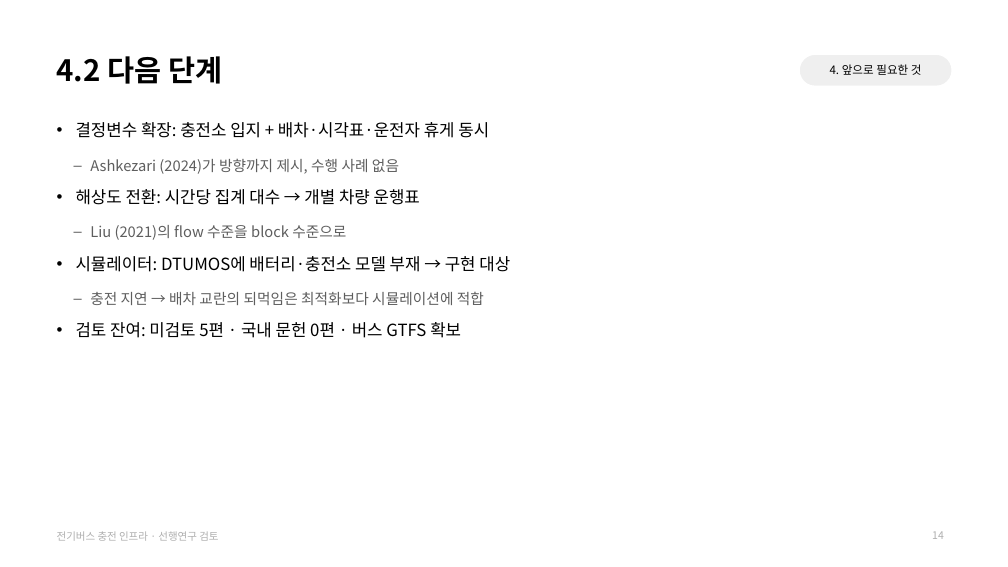
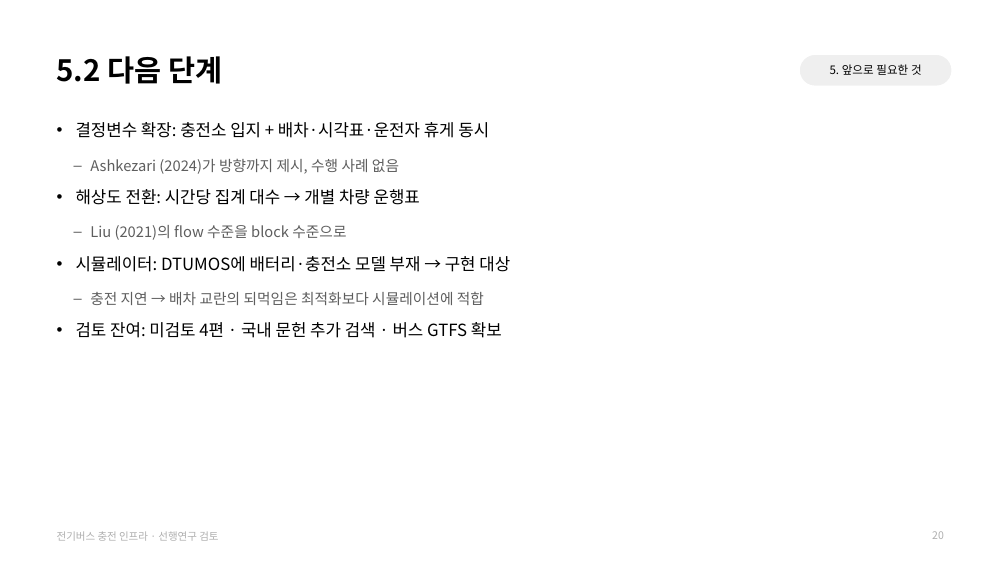
Before and after one commit to jujuwon7/presentation, a slide deck: slide 20 of 전기버스_충전인프라_선행연구_검토.pptx (slide 14 before the commit). Drawn at 1008x567 pixels with LibreOffice and Linux fonts; fonts in the diff are those of the drawing. Boxes give left, top, right and bottom in pixels: in the first picture for what was removed or moved away, otherwise in the second. Text is boxed around its words. In the diff, an @@ line names an element or a change of style, - is before the commit and + after.

```diff
--- a/전기버스_충전인프라_선행연구_검토.pptx
+++ b/전기버스_충전인프라_선행연구_검토.pptx
@@ title at (57,56,222,84): text changed @@
-4.2 다음 단계
+5.2 다음 단계
@@ text at (830,64,922,75): text changed @@
-4. 앞으로 필요한 것
+5. 앞으로 필요한 것
@@ text at (76,322,502,338): text changed @@
-• 검토 잔여: 미검토 5편 · 국내 문헌 0편 · 버스 GTFS 확보
+• 검토 잔여: 미검토 4편 · 국내 문헌 추가 검색 · 버스 GTFS 확보
@@ page number at (932,531,944,539): text changed @@
-14
+20
```
Also in this commit, not shown: 13 other slides changed, 6 slides added.
